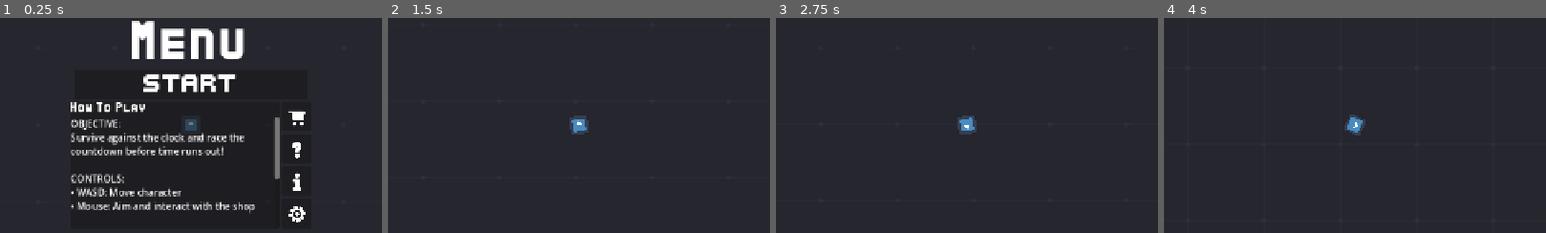
Above: before the commit, frames 1-4 (left to right).
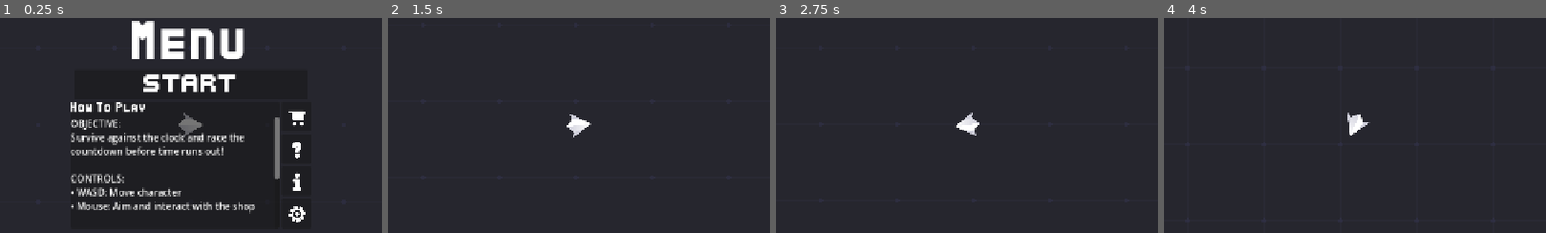
Above: after the commit, the same moments.

Repository: HoleInOneGolfer/GMTK-2026
Game: Godot game, scene res://scenes/main.tscn
The game is run twice, just before and just after one commit, with the same random seed, the same clock (stepped at 60 frames per second) and the same inputs. The engine's default icon, where the game draws it, is replaced by a stand-in: a white triangle on a blue panel in a dark square.
Inputs (mouse positions are % of the whole screen's width and height, from its top left):
- Up to frame 1 (0.25 s): no input
- Up to frame 2 (1.5 s): click (50, 41) at 0.5 s; tap Enter at 1.25 s; move the mouse to (72, 45) at 1.27 s; hold D (move_right) from 1.28 s (still down)
- Up to frame 3 (2.75 s): tap Space at 2 s; move the mouse to (30, 55) at 2.02 s; release D (move_right) at 2.03 s; hold S (move_backward) from 2.03 s (still down)
- Up to frame 4 (4 s): tap Enter at 2.75 s; move the mouse to (60, 28) at 2.77 s; release S (move_backward) at 2.78 s; hold D (move_right) 2.78-3.53 s; tap Space at 3.5 s; move the mouse to (45, 70) at 3.52 s; hold W (move_forward) from 3.53 s (still down)
The pictures show only the part of the screen within x 25-75%, y 25-75%; the shares and areas given below are measured in that part.

The runs differ from the first frame. In frame 1, 0.3% of the frame differs, in the area x 46-53%, y 44-56%; in frame 2, 0.4%; in frame 3, 0.4%, in the area x 47-54%, y 44-55%; in frame 4, 0.4%.

Commit message:
Added More Collectibles and art to them

Diff:
--- a/scenes/collectible.tscn
+++ b/scenes/collectible.tscn
@@ -1,17 +1,172 @@
 [gd_scene format=3 uid="uid://1hvy4d6cbgls"]
 
 [ext_resource type="Script" uid="uid://dpjdwdxiewre8" path="res://scripts/collectible.gd" id="1_bkg8t"]
-[ext_resource type="Texture2D" uid="uid://dj7ab1bhan6dj" path="res://builds/html/index.icon.png" id="2_1pg6c"]
+[ext_resource type="Script" uid="uid://1aosqph3mrai" path="res://scripts/collectibleData.gd" id="2_iwk0n"]
+[ext_resource type="Texture2D" uid="uid://b8g8ofb4n10lj" path="res://assets/collectible/element_blue_diamond_glossy.png" id="3_epwsk"]
+[ext_resource type="Texture2D" uid="uid://bxj8jeqlkn3um" path="res://assets/collectible/element_blue_polygon_glossy.png" id="4_vo85e"]
+[ext_resource type="Texture2D" uid="uid://oudymjhd5f6b" path="res://assets/collectible/element_blue_square_glossy.png" id="5_5qhdo"]
+[ext_resource type="Texture2D" uid="uid://wrhgoopb3lw1" path="res://assets/collectible/element_green_diamond_glossy.png" id="6_3c8ba"]
+[ext_resource type="Texture2D" uid="uid://chvtcnxw2i5dn" path="res://assets/collectible/element_green_polygon_glossy.png" id="7_jk0sy"]
+[ext_resource type="Texture2D" uid="uid://dr4i7pfi74jqj" path="res://assets/collectible/element_green_square_glossy.png" id="8_k26ag"]
+[ext_resource type="Texture2D" uid="uid://dthodr71skqoc" path="res://assets/collectible/element_grey_diamond_glossy.png" id="9_3rucc"]
+[ext_resource type="Texture2D" uid="uid://d100nrl84uw3p" path="res://assets/collectible/element_grey_polygon_glossy.png" id="10_l4562"]
+[ext_resource type="Texture2D" uid="uid://by6idu8x56y55" path="res://assets/collectible/element_grey_square_glossy.png" id="11_ju6n6"]
+[ext_resource type="Texture2D" uid="uid://col4pkm7beqs3" path="res://assets/collectible/element_purple_diamond_glossy.png" id="12_c11wn"]
+[ext_resource type="Texture2D" uid="uid://cyvwtbgvkn2de" path="res://assets/collectible/element_purple_polygon_glossy.png" id="13_laby2"]
+[ext_resource type="Texture2D" uid="uid://dxk471wmywryk" path="res://assets/collectible/element_purple_cube_glossy.png" id="14_p1o3w"]
+[ext_resource type="Texture2D" uid="uid://d2mjjehr6x1yk" path="res://assets/collectible/element_red_diamond_glossy.png" id="15_qsh8y"]
+[ext_resource type="Texture2D" uid="uid://dk5yfpvlwrrk8" path="res://assets/collectible/element_red_polygon_glossy.png" id="16_m4ofa"]
+[ext_resource type="Texture2D" uid="uid://cby651fjh0rr0" path="res://assets/collectible/element_red_square_glossy.png" id="17_l3u5c"]
+[ext_resource type="Texture2D" uid="uid://ioxllf848ikf" path="res://assets/collectible/element_yellow_diamond_glossy.png" id="18_yf0cy"]
+[ext_resource type="Texture2D" uid="uid://bjkfwvyek4ik5" path="res://assets/collectible/element_yellow_polygon_glossy.png" id="19_2mirs"]
+[ext_resource type="Texture2D" uid="uid://b21wdpb77holi" path="res://assets/collectible/element_yellow_square_glossy.png" id="20_e3p0o"]
+[ext_resource type="Texture2D" uid="uid://cnhdg5jbqx2km" path="res://assets/collectible/meteorBrown_med1.png" id="21_dg6wk"]
+[ext_resource type="Texture2D" uid="uid://bknc18vlhu2o6" path="res://assets/collectible/meteorBrown_med3.png" id="22_7smlp"]
+[ext_resource type="Texture2D" uid="uid://dscnvqgpbpuo4" path="res://assets/collectible/meteorGrey_med1.png" id="23_5le73"]
+[ext_resource type="Texture2D" uid="uid://da00u1q0o76mh" path="res://assets/collectible/meteorGrey_med2.png" id="24_7hdlx"]
+
+[sub_resource type="Resource" id="Resource_ygj4j"]
+script = ExtResource("2_iwk0n")
+texture = ExtResource("3_epwsk")
+point_value = 10
+metadata/_custom_type_script = "uid://1aosqph3mrai"
+
+[sub_resource type="Resource" id="Resource_pq8gx"]
+script = ExtResource("2_iwk0n")
+texture = ExtResource("4_vo85e")
+point_value = 15
+metadata/_custom_type_script = "uid://1aosqph3mrai"
+
+[sub_resource type="Resource" id="Resource_m1hwf"]
+script = ExtResource("2_iwk0n")
+texture = ExtResource("5_5qhdo")
+point_value = 5
+metadata/_custom_type_script = "uid://1aosqph3mrai"
+
+[sub_resource type="Resource" id="Resource_42w20"]
+script = ExtResource("2_iwk0n")
+texture = ExtResource("6_3c8ba")
+point_value = 10
+metadata/_custom_type_script = "uid://1aosqph3mrai"
+
+[sub_resource type="Resource" id="Resource_hiljr"]
+script = ExtResource("2_iwk0n")
+texture = ExtResource("7_jk0sy")
+point_value = 15
+metadata/_custom_type_script = "uid://1aosqph3mrai"
+
+[sub_resource type="Resource" id="Resource_3wa3q"]
+script = ExtResource("2_iwk0n")
+texture = ExtResource("8_k26ag")
+point_value = 5
+metadata/_custom_type_script = "uid://1aosqph3mrai"
+
+[sub_resource type="Resource" id="Resource_ep1yn"]
+script = ExtResource("2_iwk0n")
+texture = ExtResource("9_3rucc")
+point_value = 10
+metadata/_custom_type_script = "uid://1aosqph3mrai"
+
+[sub_resource type="Resource" id="Resource_uayjv"]
+script = ExtResource("2_iwk0n")
+texture = ExtResource("10_l4562")
+point_value = 15
+metadata/_custom_type_script = "uid://1aosqph3mrai"
+
+[sub_resource type="Resource" id="Resource_7kwhs"]
+script = ExtResource("2_iwk0n")
+texture = ExtResource("11_ju6n6")
+point_value = 5
+metadata/_custom_type_script = "uid://1aosqph3mrai"
+
+[sub_resource type="Resource" id="Resource_4vhnf"]
+script = ExtResource("2_iwk0n")
+texture = ExtResource("12_c11wn")
+point_value = 10
+metadata/_custom_type_script = "uid://1aosqph3mrai"
+
+[sub_resource type="Resource" id="Resource_ftjgh"]
+script = ExtResource("2_iwk0n")
+texture = ExtResource("13_laby2")
+point_value = 15
+metadata/_custom_type_script = "uid://1aosqph3mrai"
+
+[sub_resource type="Resource" id="Resource_65m20"]
+script = ExtResource("2_iwk0n")
+texture = ExtResource("14_p1o3w")
+point_value = 5
+metadata/_custom_type_script = "uid://1aosqph3mrai"
+
+[sub_resource type="Resource" id="Resource_8ko01"]
+script = ExtResource("2_iwk0n")
+texture = ExtResource("15_qsh8y")
+point_value = 10
+metadata/_custom_type_script = "uid://1aosqph3mrai"
+
+[sub_resource type="Resource" id="Resource_alx0v"]
+script = ExtResource("2_iwk0n")
+texture = ExtResource("16_m4ofa")
+point_value = 15
+metadata/_custom_type_script = "uid://1aosqph3mrai"
+
+[sub_resource type="Resource" id="Resource_rmu7a"]
+script = ExtResource("2_iwk0n")
+texture = ExtResource("17_l3u5c")
+point_value = 5
+metadata/_custom_type_script = "uid://1aosqph3mrai"
+
+[sub_resource type="Resource" id="Resource_uf7r3"]
+script = ExtResource("2_iwk0n")
+texture = ExtResource("18_yf0cy")
+point_value = 10
+metadata/_custom_type_script = "uid://1aosqph3mrai"
+
+[sub_resource type="Resource" id="Resource_5nn7x"]
+script = ExtResource("2_iwk0n")
+texture = ExtResource("19_2mirs")
+point_value = 15
+metadata/_custom_type_script = "uid://1aosqph3mrai"
+
+[sub_resource type="Resource" id="Resource_vwbow"]
+script = ExtResource("2_iwk0n")
+texture = ExtResource("20_e3p0o")
+point_value = 5
+metadata/_custom_type_script = "uid://1aosqph3mrai"
+
+[sub_resource type="Resource" id="Resource_3881n"]
+script = ExtResource("2_iwk0n")
+texture = ExtResource("21_dg6wk")
+item_type = 1
+metadata/_custom_type_script = "uid://1aosqph3mrai"
+
+[sub_resource type="Resource" id="Resource_sq222"]
+script = ExtResource("2_iwk0n")
+texture = ExtResource("22_7smlp")
+item_type = 1
+metadata/_custom_type_script = "uid://1aosqph3mrai"
+
+[sub_resource type="Resource" id="Resource_yy14p"]
+script = ExtResource("2_iwk0n")
+texture = ExtResource("23_5le73")
+item_type = 1
+metadata/_custom_type_script = "uid://1aosqph3mrai"
+
+[sub_resource type="Resource" id="Resource_vlm6n"]
+script = ExtResource("2_iwk0n")
+texture = ExtResource("24_7hdlx")
+item_type = 1
+metadata/_custom_type_script = "uid://1aosqph3mrai"
 
 [sub_resource type="CircleShape2D" id="CircleShape2D_bhunq"]
 
 [node name="Area2D" type="Area2D" unique_id=1741716571]
 collision_layer = 2
 script = ExtResource("1_bkg8t")
+possible_items = Array[ExtResource("2_iwk0n")]([SubResource("Resource_ygj4j"), SubResource("Resource_pq8gx"), SubResource("Resource_m1hwf"), SubResource("Resource_42w20"), SubResource("Resource_hiljr"), SubResource("Resource_3wa3q"), SubResource("Resource_ep1yn"), SubResource("Resource_uayjv"), SubResource("Resource_7kwhs"), SubResource("Resource_4vhnf"), SubResource("Resource_ftjgh"), SubResource("Resource_65m20"), SubResource("Resource_8ko01"), SubResource("Resource_alx0v"), SubResource("Resource_rmu7a"), SubResource("Resource_uf7r3"), SubResource("Resource_5nn7x"), SubResource("Resource_vwbow"), SubResource("Resource_3881n"), SubResource("Resource_sq222"), SubResource("Resource_yy14p"), SubResource("Resource_vlm6n")])
 
 [node name="Sprite2D" type="Sprite2D" parent="." unique_id=1250198622]
-scale = Vector2(0.028753992, 0.028754072)
-texture = ExtResource("2_1pg6c")
+scale = Vector2(0.544, 0.544)
+texture = ExtResource("17_l3u5c")
 
 [node name="CollisionShape2D" type="CollisionShape2D" parent="." unique_id=1688511050]
 shape = SubResource("CircleShape2D_bhunq")
--- a/scenes/player.tscn
+++ b/scenes/player.tscn
@@ -1,7 +1,7 @@
 [gd_scene format=3 uid="uid://cnt7cah78t0v5"]
 
 [ext_resource type="Script" uid="uid://bvsgwitvmw1p6" path="res://scripts/player.gd" id="1_3vyb7"]
-[ext_resource type="Texture2D" uid="uid://4q335xxs2p" path="res://icon.svg" id="2_g2els"]
+[ext_resource type="Texture2D" uid="uid://wc0piyvvanf" path="res://assets/ship_H.png" id="2_g2els"]
 
 [sub_resource type="CircleShape2D" id="CircleShape2D_bhunq"]
 
@@ -15,5 +15,6 @@
 shape = SubResource("CircleShape2D_bhunq")
 
 [node name="Sprite2D" type="Sprite2D" parent="." unique_id=504606075]
-scale = Vector2(0.12499999, 0.12499999)
+rotation = 1.5707964
+scale = Vector2(0.21874999, 0.21874999)
 texture = ExtResource("2_g2els")
--- a/scripts/collectible.gd
+++ b/scripts/collectible.gd
@@ -1,12 +1,24 @@
+class_name Collectible
 extends Area2D
 
 enum Type { TREASURE, HAZARD }
-@export var item_type: Type = Type.TREASURE
-@export var point_value: int = 10
+
+@export var possible_items: Array[CollectibleData] = []
+
+@onready var sprite_2d: Sprite2D = $Sprite2D # Make sure your child node name matches
+
+var item_type: Type = Type.TREASURE
+var point_value: int = 10
 
 func _ready() -> void:
 	add_to_group("collectibles")
 	body_entered.connect(_on_body_entered)
+
+	if possible_items.size() > 0:
+		var chosen_item = possible_items.pick_random()
+		item_type = chosen_item.item_type
+		point_value = chosen_item.point_value
+		sprite_2d.texture = chosen_item.texture
 
 func _on_body_entered(body: Node2D) -> void:
 	if item_type == Type.HAZARD:
--- /dev/null
+++ b/scripts/collectibleData.gd
@@ -0,0 +1,7 @@
+# CollectibleData.gd
+class_name CollectibleData
+extends Resource
+
+@export var texture: Texture2D
+@export var item_type: Collectible.Type
+@export var point_value: int
Binary file added: assets/collectible/element_blue_diamond_glossy.png
Not shown, added: assets/collectible/element_blue_diamond_glossy.png.import
Binary file added: assets/collectible/element_blue_polygon_glossy.png
Not shown, added: assets/collectible/element_blue_polygon_glossy.png.import
Binary file added: assets/collectible/element_blue_square_glossy.png
Not shown, added: assets/collectible/element_blue_square_glossy.png.import
Binary file added: assets/collectible/element_green_diamond_glossy.png
Not shown, added: assets/collectible/element_green_diamond_glossy.png.import
Binary file added: assets/collectible/element_green_polygon_glossy.png
Not shown, added: assets/collectible/element_green_polygon_glossy.png.import
Binary file added: assets/collectible/element_green_square_glossy.png
Not shown, added: assets/collectible/element_green_square_glossy.png.import
(and 37 more such lines)
